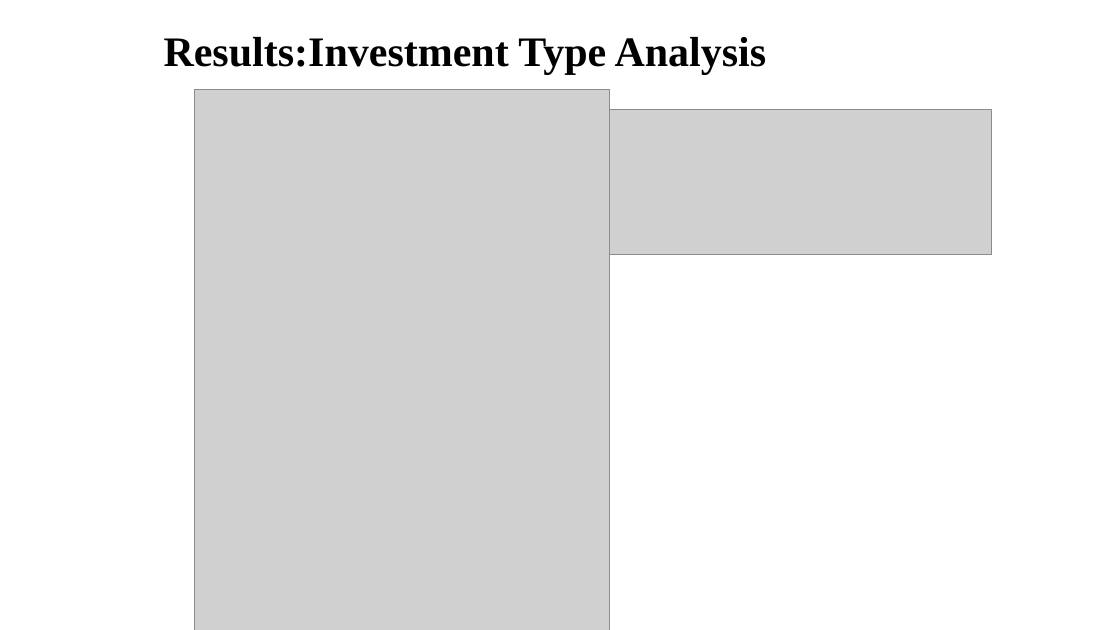
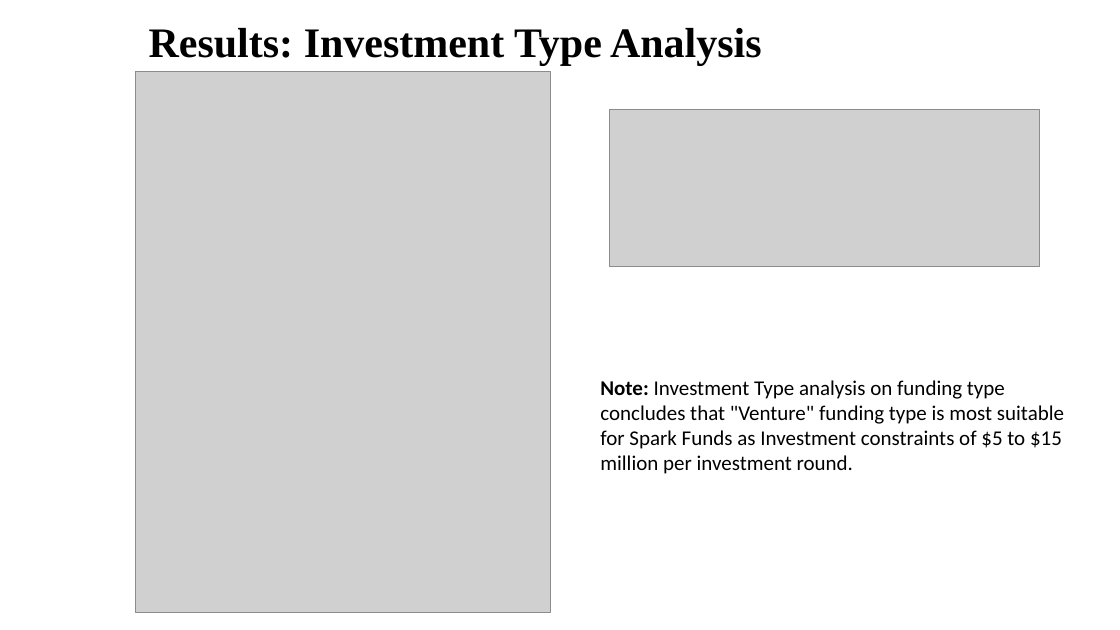
Before and after one commit to annamalaig/DSGroupProject, a slide deck: slide 7 of Data/Spark Funds Presentation.pptx. Drawn at 1120x630 pixels with LibreOffice and Linux fonts; fonts in the diff are those of the drawing; grey boxes stand for pictures; background and template pictures are left out. Boxes give left, top, right and bottom in pixels: in the first picture for what was removed or moved away, otherwise in the second. Text is boxed around its words. In the diff, an @@ line names an element or a change of style, - is before the commit and + after.

Commit message:
Update Data/Spark Funds Presentation.pptx
Updated PPT

```diff
--- a/Data/Spark Funds Presentation.pptx
+++ b/Data/Spark Funds Presentation.pptx
@@ text at box(149, 28, 762, 65): text changed @@
-Results:Investment Type Analysis
+Results: Investment Type Analysis
@@ picture: place and size @@
-picture at box(194, 90, 609, 630)
+picture at box(135, 71, 550, 612)
@@ picture: place and size @@
-picture at box(609, 110, 991, 255)
+picture at box(609, 110, 1039, 267)
@@ text added at box(600, 380, 1064, 474), 18 pt, text #000000 @@
+Note: Investment Type analysis on funding type concludes that "Venture" funding type is most suitable for Spark Funds as Investment constraints of $5 to $15 million per investment round.
```
Also in this commit, not shown: 5 other slides changed.
